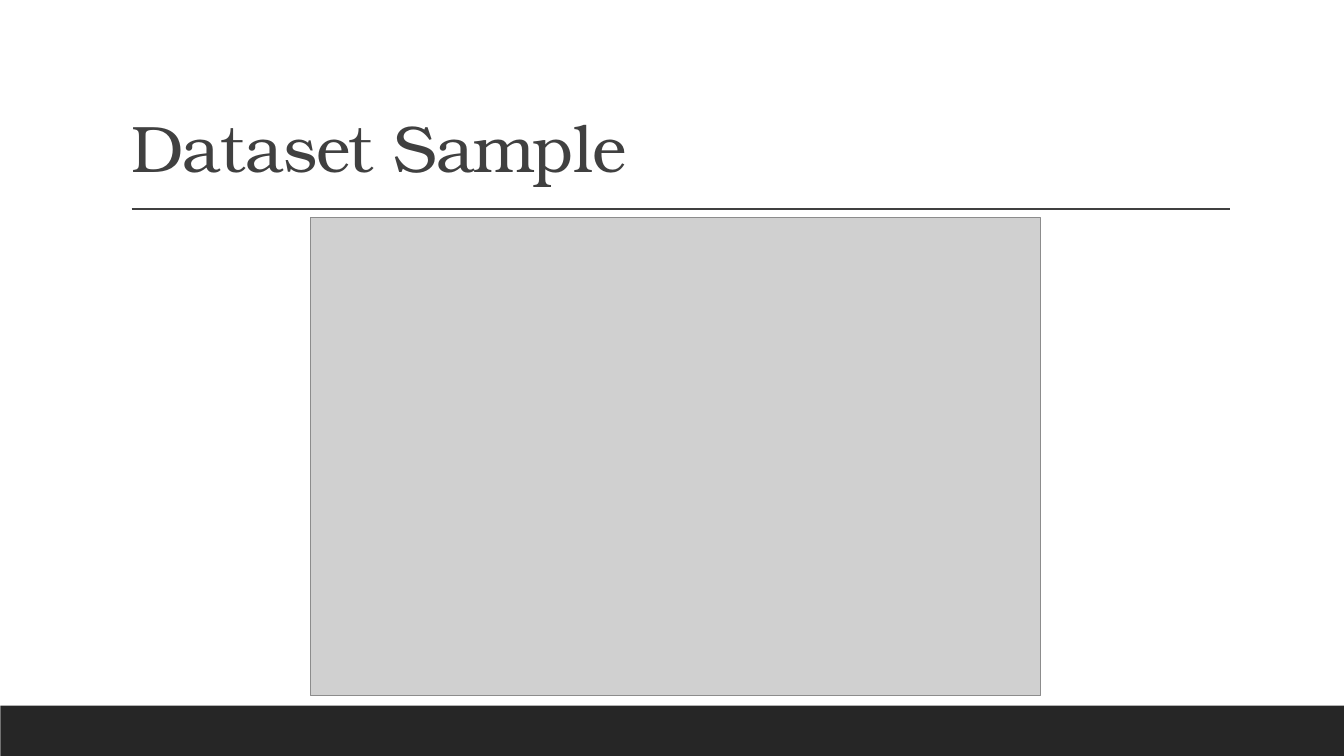
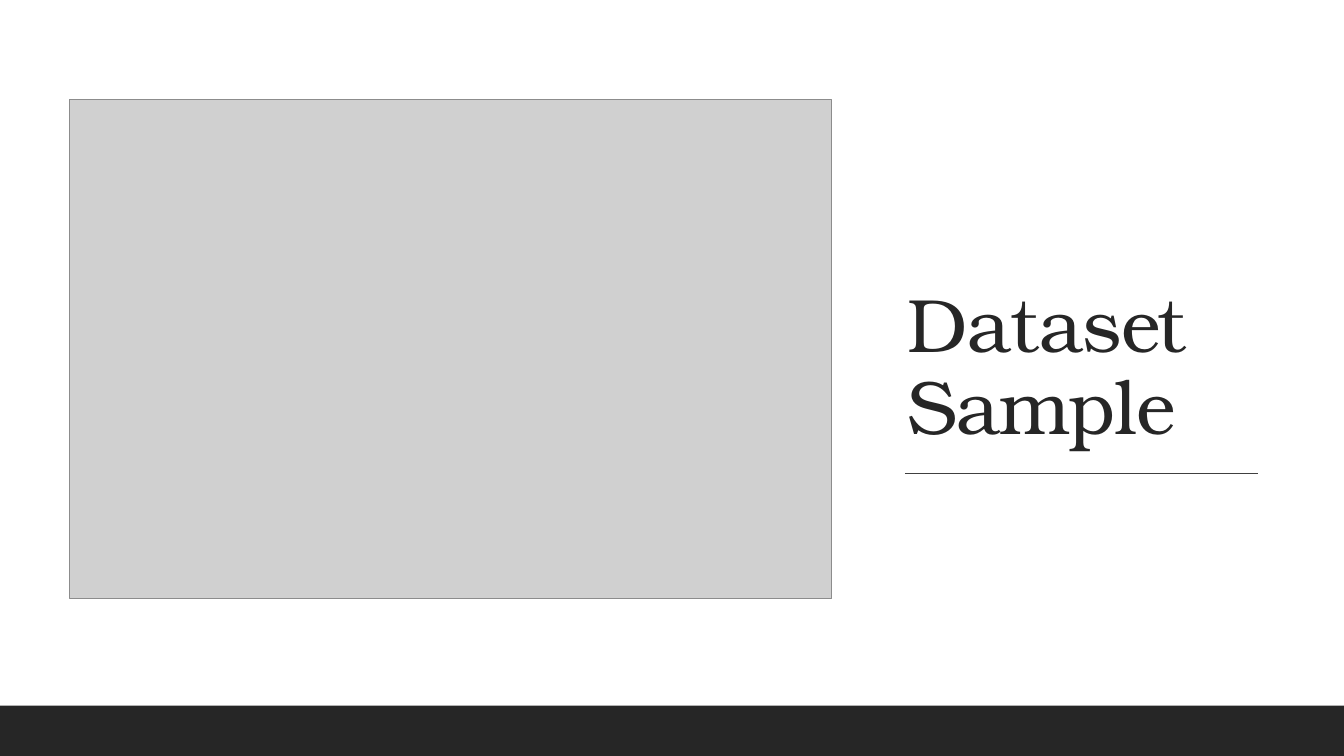
Before and after one commit to sakibsadmanshajib/Car-Classification-using-Deep-Learning, a slide deck: slide 4 of presentation/Car-Classification.pptx. Drawn at 1344x756 pixels with LibreOffice and Linux fonts; fonts in the diff are those of the drawing; grey boxes stand for pictures. Boxes give left, top, right and bottom in pixels: in the first picture for what was removed or moved away, otherwise in the second. Text is boxed around its words. In the diff, an @@ line names an element or a change of style, - is before the commit and + after.

```diff
--- a/presentation/Car-Classification.pptx
+++ b/presentation/Car-Classification.pptx
@@ rectangle added at [0, 0, 1344, 756], fill #FFFFFF @@
@@ title "Dataset Sample": place and size @@
-title "Dataset Sample" at [131, 125, 626, 187]
+title "Dataset Sample" at [908, 300, 1187, 451]
@@ title "Dataset Sample" at [908, 300, 1187, 451]: size 47 to 54 pt, text colour #404040 to #262626 @@
@@ picture: place and size @@
-picture at [311, 218, 1041, 697]
+picture at [70, 100, 832, 599]
@@ line removed from (132, 210) to (1231, 210) @@
@@ line added from (905, 474) to (1258, 474), #404040 1 pt @@
@@ rectangle removed at [0, 706, 1344, 756] @@
@@ rectangle added at [0, 706, 1344, 756], fill #262626 @@
```
Also in this commit, not shown: 7 other slides changed, 3 slides added, 1 slide removed, 3 other files.
